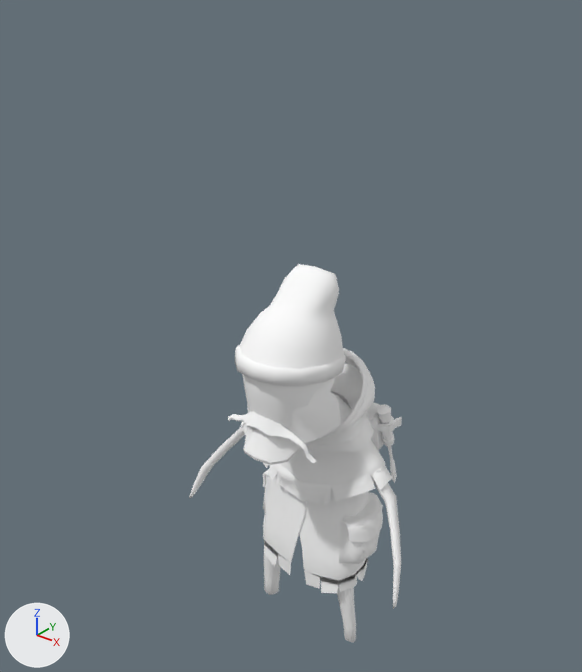
The FBX model Assets/Models/PlayerModel.fbx, before and after one commit.
Camera for both pictures: a camera (50 mm lens) standing at (1.75, -2.32, 2.89) and looking at (-0.04, -0.08, 1.5). Arrows for +X, +Y and +Z are at lower left; the lights stay in place. Vertices at the same position are counted once.

Objects in the first picture: 'GameOffJamCharacter_02'.
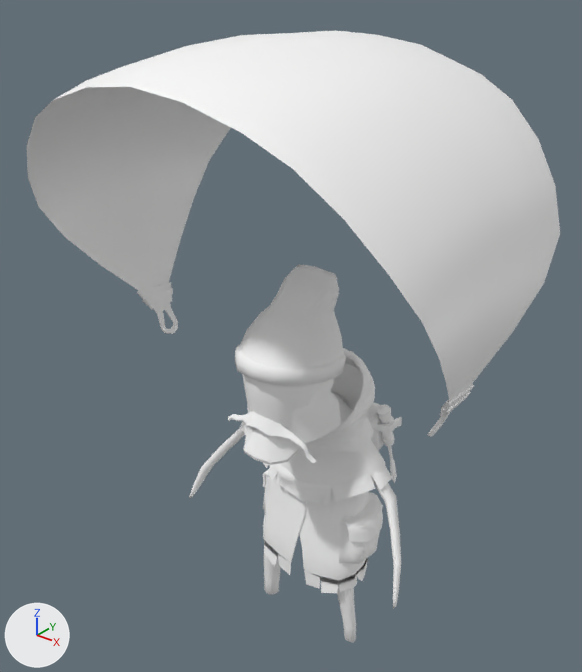
Patch to the scene script:
```diff
--- a/Assets/Models/PlayerModel.fbx.py
+++ b/Assets/Models/PlayerModel.fbx.py
@@ me_gameoffjamcharacter_02_001 @@
 # used by ob_gameoffjamcharacter_02; location = (0.0, 0.0, 0.0)
-me_gameoffjamcharacter_02_001.from_pydata(...)  # 2878 vertices, 2709 faces; spans x -0.57..0.57, y -0.37..0.42, z 0.0..1.77
+me_gameoffjamcharacter_02_001.from_pydata(...)  # 3227 vertices, 3037 faces; spans x -0.84..0.84, y -0.84..0.51, z 0.0..2.63
+# me_gameoffjamcharacter_02_001 part 1: a new loose piece of 147 vertices spanning x -0.84..0.84, y -0.84..0.51, z 1.54..2.63, in mat_default_obj (white #ffffff)
+# me_gameoffjamcharacter_02_001 part 2: a new loose piece of 79 vertices spanning x 0.64..0.75, y -0.26..-0.07, z 1.35..1.56, in mat_default_obj (white #ffffff)
+# me_gameoffjamcharacter_02_001 part 3: a new loose piece of 79 vertices spanning x -0.75..-0.64, y -0.26..-0.07, z 1.35..1.56, in mat_default_obj (white #ffffff)
+# me_gameoffjamcharacter_02_001 part 4: a new loose piece of 22 vertices spanning x 0.7..0.73, y -0.24..-0.08, z 1.49..1.53, in mat_default_obj (white #ffffff)
+# me_gameoffjamcharacter_02_001 part 5: a new loose piece of 22 vertices spanning x -0.73..-0.7, y -0.24..-0.08, z 1.49..1.53, in mat_default_obj (white #ffffff)
 me_gameoffjamcharacter_02_001.materials.append(mat_default_obj)
```

Where the change shows, as pixel boxes (x1, y1, x2, y2) in the pictures (582 x 672 px):
'GameOffJamCharacter_02', reshaped (150% wider, 62% taller): before (189, 264, 402, 642); after (27, 30, 560, 642)
part 1 of me_gameoffjamcharacter_02_001, added: after (27, 30, 560, 402)
part 2 of me_gameoffjamcharacter_02_001, added: after (427, 384, 474, 437)
part 3 of me_gameoffjamcharacter_02_001, added: after (137, 282, 178, 334)
part 4 of me_gameoffjamcharacter_02_001, added: after (440, 392, 471, 416)
part 5 of me_gameoffjamcharacter_02_001, added: after (142, 288, 173, 306)
